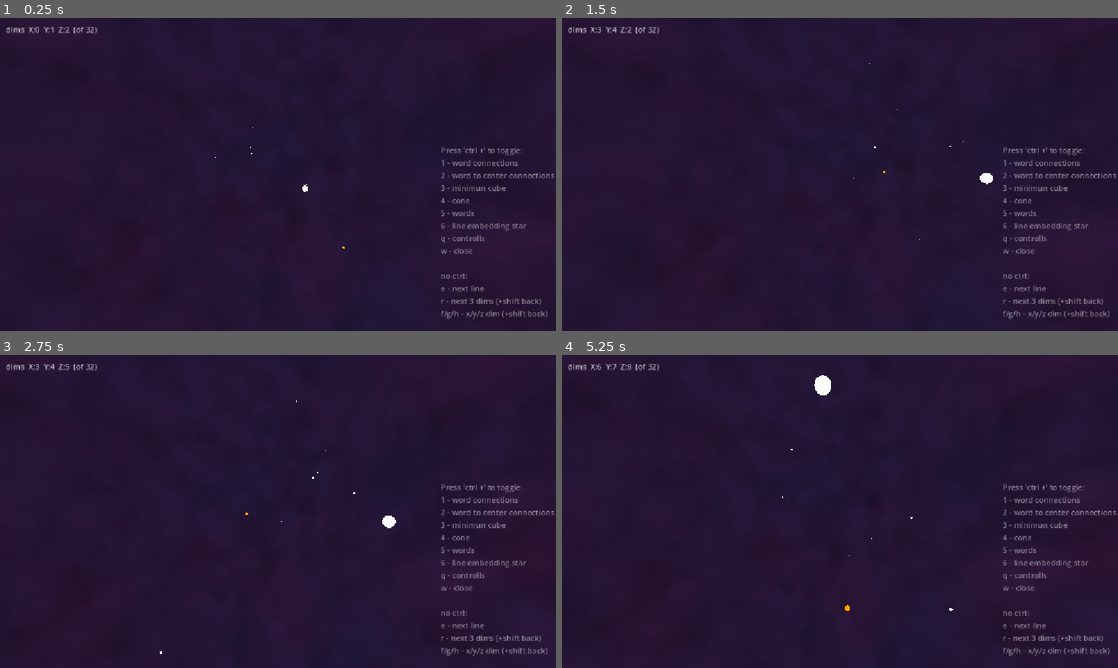
Above: before the commit, frames 1-4 (two rows, left to right).
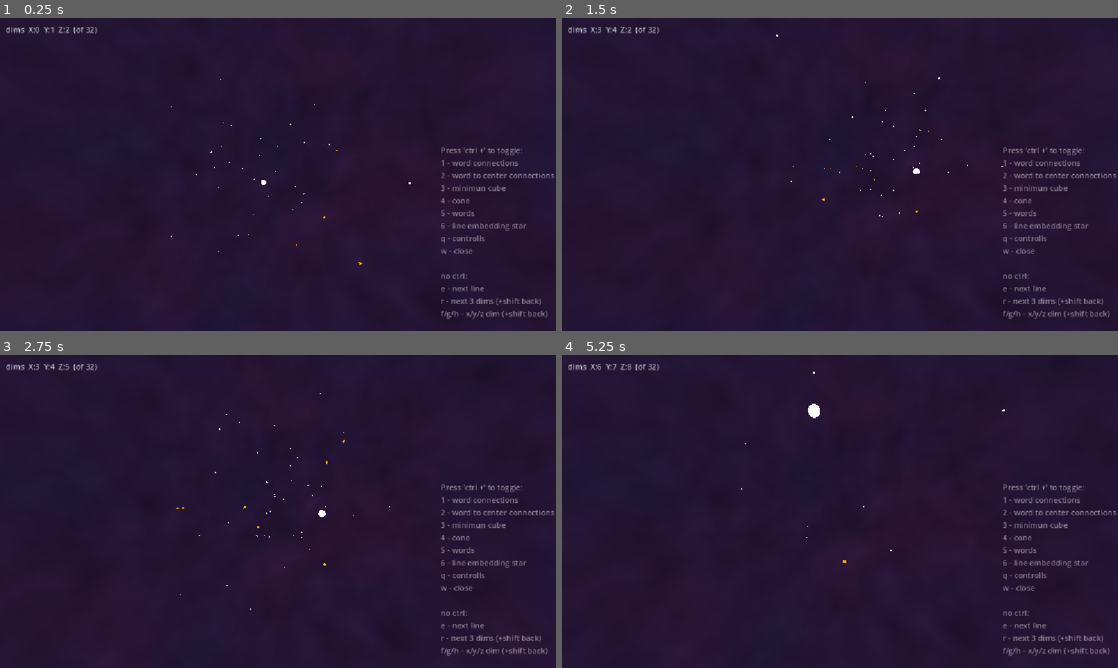
Above: after the commit, the same moments.

Repository: JohnnyEch0/embedding-test
Game: Godot game, scene res://main.tscn
Same seed, same stepped clock (60 frames per second), same inputs: the game is played once before the commit and once after it.
Inputs (mouse positions are in pixels of both pictures, inside the frame that each line leads up to):
- Up to frame 1 (0.25 s): no input
- Up to frame 2 (1.5 s): tap Enter at 0.5 s; move the mouse to (867, 174) at 0.52 s; hold F (dim_x_plus) 0.53-1.28 s; hold W (move_forward) from 0.53 s (still down); tap Space (move_up) at 1.25 s; move the mouse to (812, 174) at 1.27 s; tap G (dim_y_plus) at 1.35 s
- Up to frame 3 (2.75 s): keep holding W (move_forward); move the mouse to (289, 505) at 2.02 s; hold H (dim_z_plus) from 2.03 s (still down)
- Up to frame 4 (5.25 s): keep holding W (move_forward); move the mouse to (834, 517) at 2.77 s; release H (dim_z_plus) at 2.78 s; tap R (next_dims) at 2.85 s; move the mouse to (878, 514) at 3.52 s; hold E (next_line) 3.53-4.28 s; move the mouse to (795, 508) at 4.27 s; tap 1 at 4.35 s; move the mouse to (845, 511) at 5.02 s; tap 2 at 5.1 s

The runs differ from the first frame. In frame 1, less than 0.1% of the frame differs, in the area x 30-74%, y 19-79%; in frame 2, 0.1%; in frame 3, 0.2%; in frame 4, 0.3%, in the area x 32-80%, y 5-82%.

Commit message:
main.gd: cur_line [0..7] startup set is intentional (+card 19 note)

Diff:
--- a/godot/main.gd
+++ b/godot/main.gd
@@ -3,7 +3,7 @@
 @onready var canvas := $"CanvasLayer"
 
 
-var cur_line := [0]
+var cur_line := [0,1,2,3,4,5,6,7]
 # === configuration
 # @export var normal_look: ViewSetting   # will be added later
 
Not shown, changed: KANBAN.md
